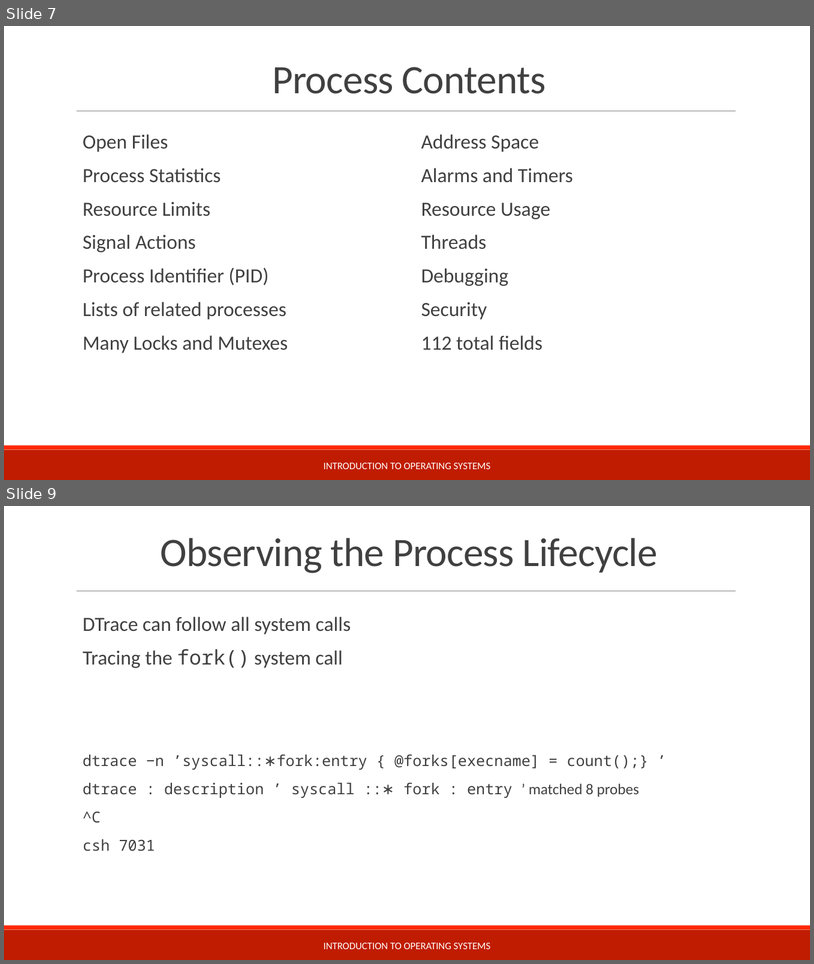
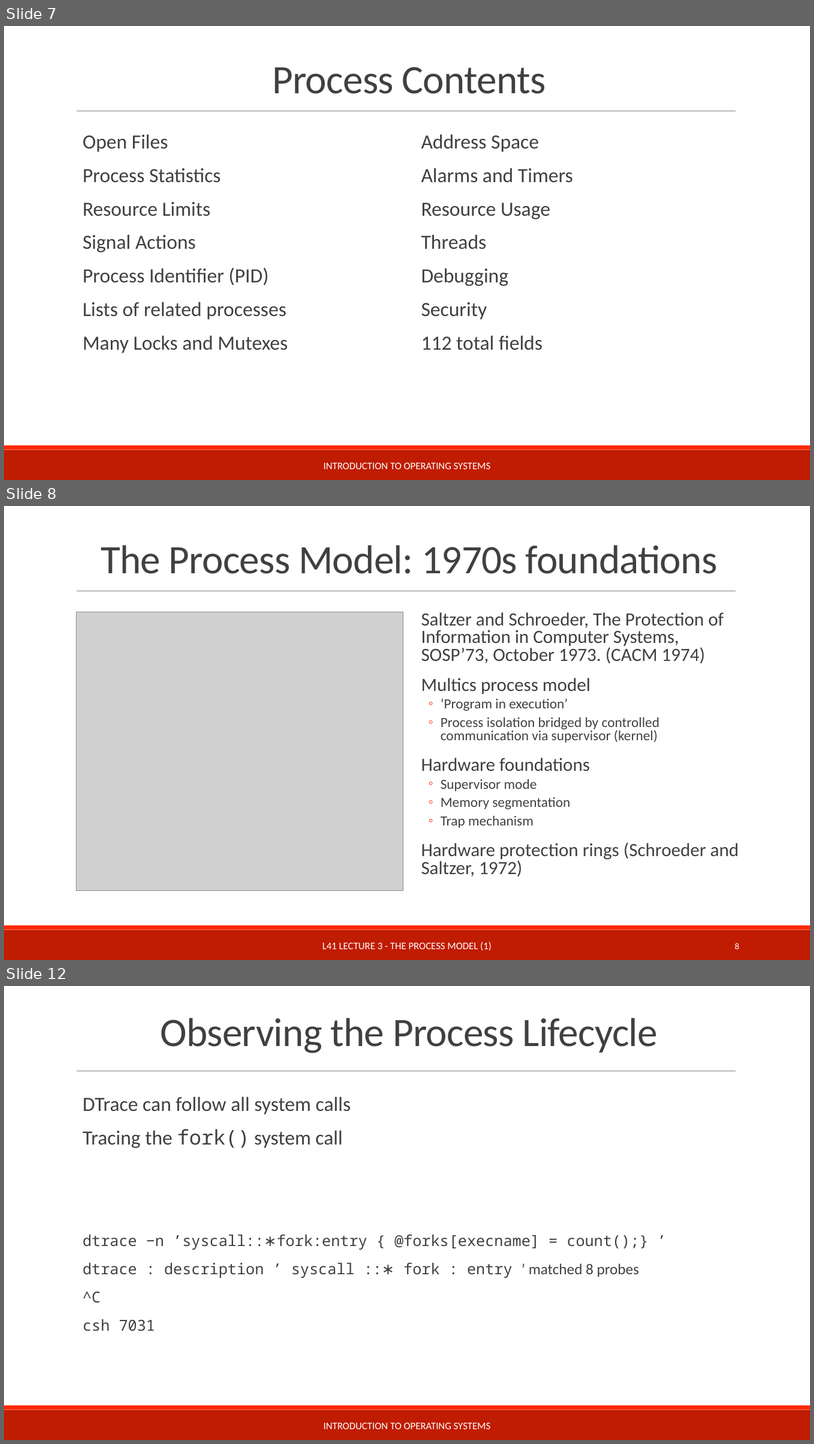
Before and after one commit to teachbsd/course, a slide deck: undergraduate/lectures/processes.pptx. Shown one above the other, each under a label of ours: slides 7 and 9 before the commit, slides 7, 8 and 12 after it; the slides between them are not shown. The pictures are 814x964 and 814x1444 pixels, drawn with LibreOffice and Linux fonts; fonts in the diff are those of the drawing; grey boxes stand for pictures; background and template pictures are left out. Boxes give left, top, right and bottom in pixels: in the first picture for what was removed or moved away, otherwise in the second. Text is boxed around its words. In the diff, an @@ line names an element or a change of style, - is before the commit and + after.

Commit message:
Complete update of processes section for Darmstadt Feb 2017

```diff
--- a/undergraduate/lectures/processes.pptx
+++ b/undergraduate/lectures/processes.pptx
@@ slide 8 added at [4,506,810,960], background #FFFFFF; not listed: 3 template elements that a slide beside it also shows @@
@@ title added at [101,545,718,574], 48 pt, text #404040 @@
+The Process Model: 1970s foundations
@@ picture added at [77,612,403,890] @@
@@ text added at [422,612,740,876], 22.2 pt, text #404040 @@
+  Saltzer and Schroeder, The Protection of Information in Computer Systems, SOSP’73, October 1973. (CACM 1974)
+  Multics process model
+  ◦ ‘Program in execution’
+  ◦ Process isolation bridged by controlled communication via supervisor (kernel)
+  Hardware foundations
+  ◦ Supervisor mode
+  ◦ Memory segmentation
+  ◦ Trap mechanism
+  Hardware protection rings (Schroeder and Saltzer, 1972)
@@ text added at [323,942,492,950], 12 pt, text #FFFFFF @@
+L41 LECTURE 3 - THE PROCESS MODEL (1)
@@ page number added at [735,943,740,949], 10.5 pt, text #FFFFFF @@
+8
@@ what was slide 9 is now slide 12 @@
```
Also in this commit, not shown: 4 slides changed, 8 other slides added.
